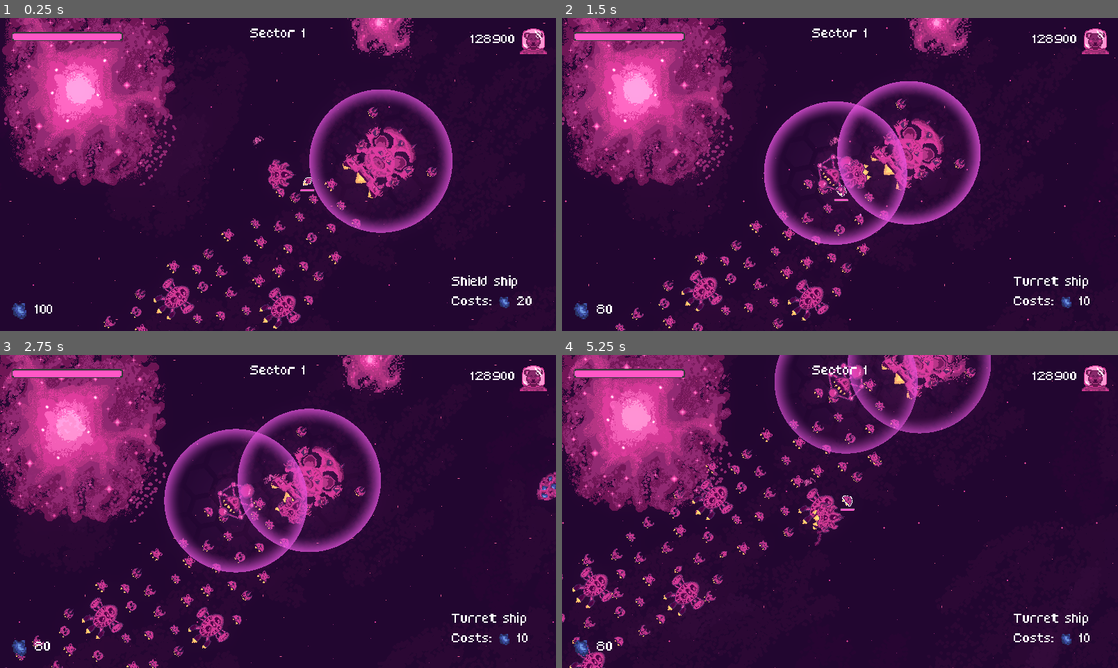
Above: before the commit, frames 1-4 (two rows, left to right).
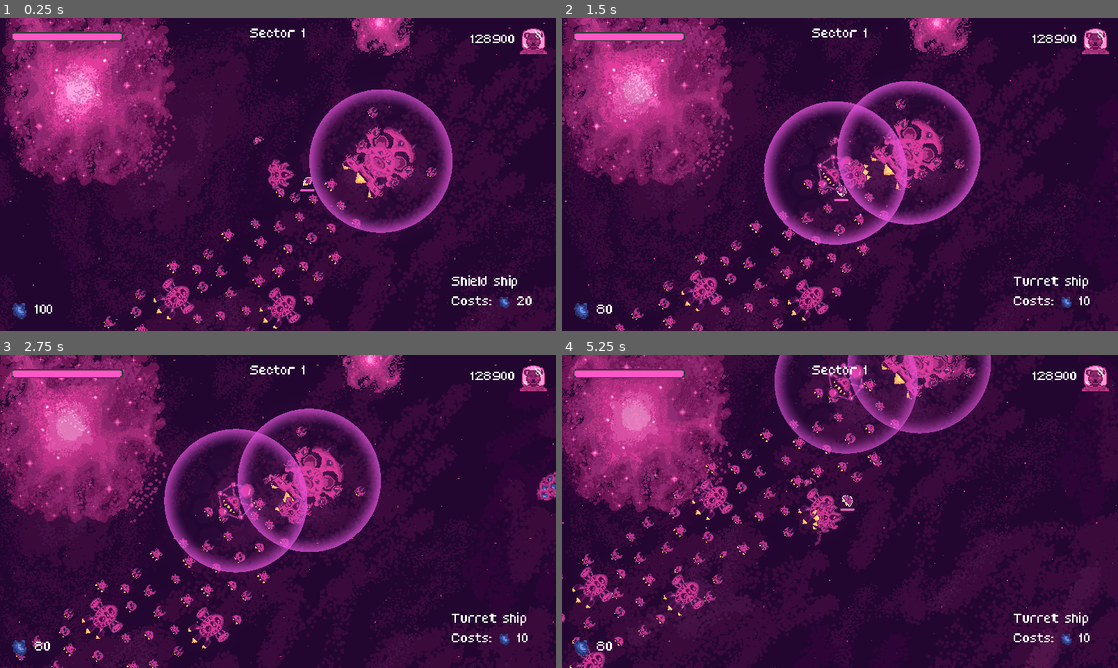
Above: after the commit, the same moments.

Repository: bear-minimum-studio/space-bear
Game: Godot game, scene res://Game.tscn
The game is run twice, just before and just after one commit, with the same random seed, the same clock (stepped at 60 frames per second) and the same inputs.
Inputs (mouse positions are in pixels of both pictures, inside the frame that each line leads up to):
- Up to frame 1 (0.25 s): no input
- Up to frame 2 (1.5 s): tap Enter (upgrade) at 0.5 s; move the mouse to (962, 158) at 0.52 s; hold D (go_right) 0.53-1.28 s; hold X (cycle_selection) 0.53-1.28 s; move the mouse to (728, 190) at 1.27 s; hold Ctrl (brake) from 1.28 s (still down); tap Space (fire) at 1.35 s
- Up to frame 3 (2.75 s): move the mouse to (333, 442) at 2.02 s; release Ctrl (brake) at 2.03 s; hold D (go_right) from 2.03 s (still down); hold C (follow_me) from 2.03 s (still down)
- Up to frame 4 (5.25 s): move the mouse to (812, 574) at 2.77 s; release D (go_right) at 2.78 s; release C (follow_me) at 2.78 s; hold W (go_up) 2.78-3.53 s; tap one key every 0.75 s from 2.85 s: G (grappling_hook) Down (look_down) Left (look_left) Right (look_right); move the mouse to (1006, 558) at 3.52 s; hold A (go_left) 3.53-5.03 s; move the mouse to (673, 464) at 4.27 s; move the mouse to (867, 511) at 5.02 s; hold Ctrl (brake) from 5.03 s (still down)

The runs differ from the first frame. In frame 1, 2.3% of the frame differs, in the area x 1-98%, y 3-100%; in frame 2, 2.3%; in frame 3, 2.5%; in frame 4, 2.9%, in the area x 0-100%, y 0-100%.

Commit message:
feat: make dust an alpha parameter in godot directly

Diff:
--- a/background/ParallaxBackground.tscn
+++ b/background/ParallaxBackground.tscn
@@ -76,6 +76,7 @@
 motion_mirroring = Vector2(2048, 2048)
 
 [node name="Sprite2D" type="Sprite2D" parent="VeryCloseDust"]
+modulate = Color(1, 1, 1, 0.309804)
 texture_repeat = 2
 texture = ExtResource("7_nui05")
 centered = false
Binary file changed: background/dust.png
